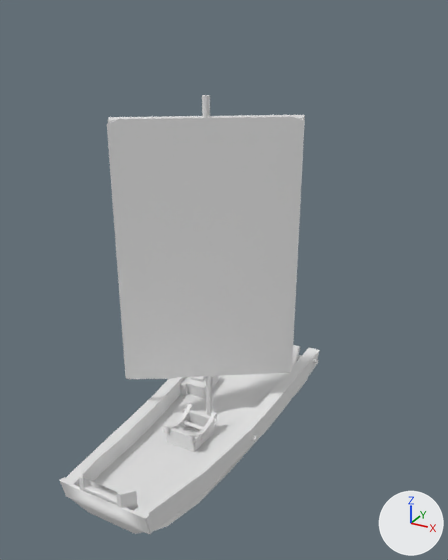
The FBX model Nautilus/Assets/Models/Ships/FishingBoat.fbx, before and after one commit.
Before and after are seen from a camera (50 mm lens) standing at (1.27, -1.94, 1.67) and looking at (0.14, 0.12, 0.64). The lights are fixed; the arrows at lower right show +X, +Y and +Z.

The older version as bpy lines, for what is in view:
```python
me_cube_001 = bpy.data.meshes.new('Cube.001')
me_cube_001.from_pydata(...)  # 45 vertices, 30 faces; spans x -0.242..-0.098, y 0.32..0.538, z -0.178..-0.068
# faces by material slot: [22, 8]
me_cube_001.materials.append(mat_wood2)  # white #e7e7e7
me_cube_001.materials.append(mat_wood)  # white #e7e7e7
me_icosphere = bpy.data.meshes.new('Icosphere')
me_icosphere.from_pydata(...)  # 110 vertices, 96 faces; spans x -0.34..0.32, y 0.02..0.47, z -0.17..1.35
me_icosphere.materials.append(mat_wood2_002)  # white #e7e7e7
me_plane = bpy.data.meshes.new('Plane')
me_plane.from_pydata(...)  # 642 vertices, 640 faces; spans x -0.333..0.33, y 0.02..0.457, z 0.066..1.271
me_plane.materials.append(mat_cloth)  # white #e7e7e7
ob_chest = bpy.data.objects.new('Chest', me_cube_001)
ob_chest.location = (0.0, 0.0, 0.0)
ob_mainmast = bpy.data.objects.new('mainMast', me_icosphere)
ob_mainmast.location = (0.0, 0.0, 0.0)
ob_middlesail = bpy.data.objects.new('middleSail', me_plane)
ob_middlesail.location = (0.0, 0.0, 0.0)
# also in view: 'hull' at (0.0, 0.15, -0.14)
```
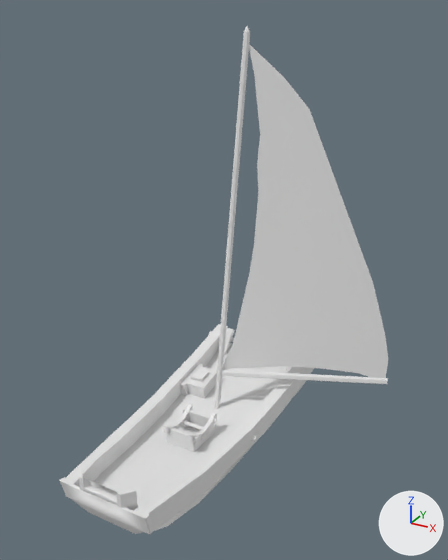
The change, as a diff of the scene's bpy script:
```diff
--- a/Nautilus/Assets/Models/Ships/FishingBoat.fbx.py
+++ b/Nautilus/Assets/Models/Ships/FishingBoat.fbx.py
@@ me_icosphere_001 @@
+me_icosphere_001.from_pydata(...)  # 33 vertices, 29 faces; spans x -0.02..0.73, y 0.3..0.7, z -0.19..1.6
+me_icosphere_001.materials.append(mat_wood2_002)  # white #e7e7e7
@@ me_plane_002 @@
+me_plane_002.from_pydata(...)  # 104 vertices, 117 faces; spans x -0.01..0.72, y 0.35..0.71, z 0.0..1.53
+me_plane_002.materials.append(mat_cloth)  # white #e7e7e7
@@ ob_middlesail @@
-ob_middlesail = bpy.data.objects.new('middleSail', me_plane)
-ob_middlesail.location = (0.0, 0.0, 0.0)
@@ ob_mainmast @@
-ob_mainmast = bpy.data.objects.new('mainMast', me_icosphere)
-ob_mainmast.location = (0.0, 0.0, 0.0)
@@ ob_newmast @@
+ob_newmast = bpy.data.objects.new('NewMast', me_icosphere_001)
+ob_newmast.location = (0.0, 0.0, 0.0)
@@ ob_newsail @@
+ob_newsail = bpy.data.objects.new('newSail', me_plane_002)
+ob_newsail.location = (0.0, 0.0, 0.0)
```

Location of each change, [x1, y1, x2, y2] in pixels of the pictures (448 x 560 px):
'middleSail', deleted
    before: [107, 117, 305, 379]
'newSail', added
    after: [223, 44, 388, 378]
'NewMast', added
    after: [214, 26, 388, 409]
'mainMast', deleted
    before: [108, 95, 305, 416]
